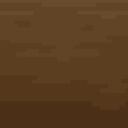
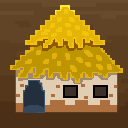
Before/after of a 128px x 128px layered artwork. What changed in the layer stack:
added group "hut" with 16 layers above "tile2" over box(10, 5, 123, 113)
added layer "Layer 14" in group "hut" over box(22, 5, 107, 57)
added layer "Layer 1" in group "hut" over box(25, 5, 105, 48)
added layer "Layer 12" in group "hut" over box(30, 37, 100, 51)
added layer "Layer 13" in group "hut" over box(10, 8, 123, 84)
added layer "Layer 2" in group "hut" over box(10, 33, 123, 83)
added layer "Layer 11" in group "hut" over box(16, 67, 117, 84)
added layer "Layer 8" in group "hut" over box(19, 78, 49, 113)
added layer "Layer 9" in group "hut" over box(23, 80, 45, 113)
added layer "Layer 10" in group "hut" over box(15, 83, 110, 109)
added layer "Layer 5" in group "hut" over box(63, 85, 108, 98)
added layer "Layer 7" in group "hut" over box(15, 70, 122, 113)
added layer "mergedbricks" in group "hut" over box(15, 67, 118, 113)
added layer "Layer 6" in group "hut" over box(15, 84, 118, 113)
added layer "Layer 3" in group "hut" over box(15, 67, 118, 113)
